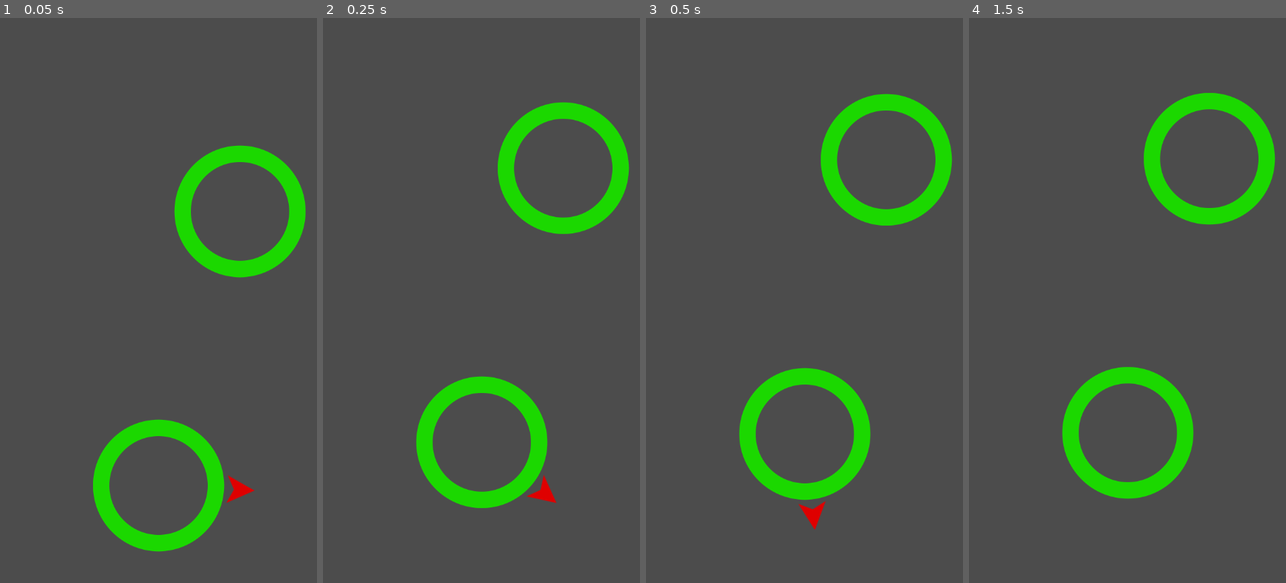
Above: before the commit, frames 1-4 (left to right).
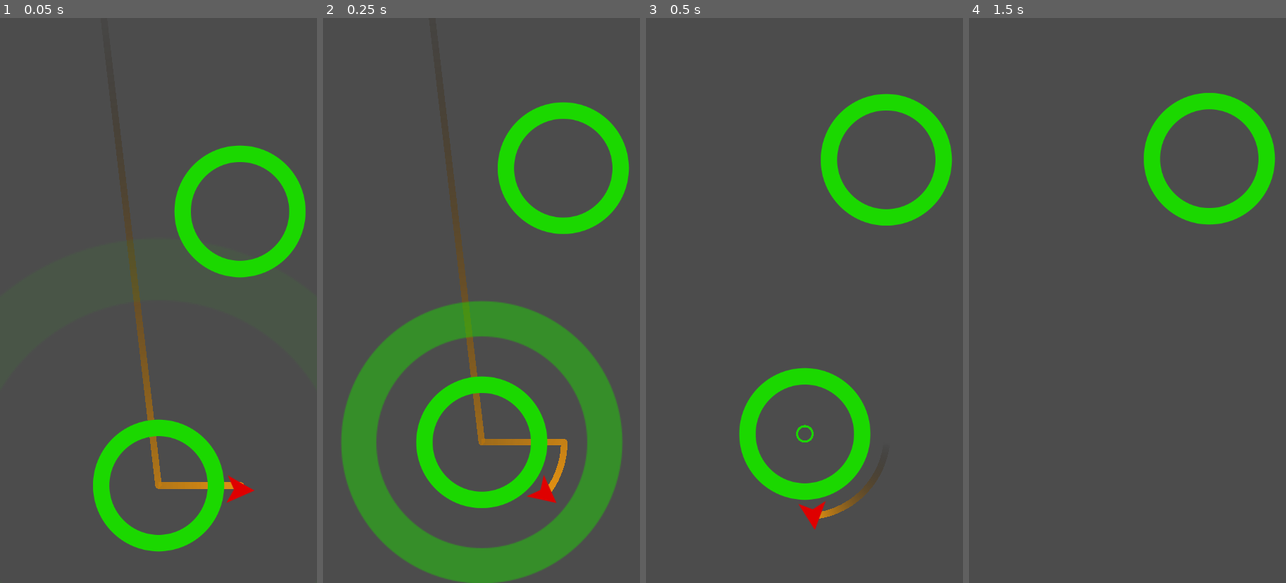
Above: after the commit, the same moments.

Repository: Akrata/CircleGame
Game: Godot game, scene res://Main.tscn
The game is run twice, just before and just after one commit, with the same random seed, the same clock (stepped at 60 frames per second) and the same inputs. The project has no main scene, so this scene is started directly.
Inputs (mouse positions are in pixels of both pictures, inside the frame that each line leads up to):
- Up to frame 1 (0.05 s): no input
- Up to frame 2 (0.25 s): no input
- Up to frame 3 (0.5 s): no input
- Up to frame 4 (1.5 s): move the mouse to (1197, 272) at 0.52 s; click (1197, 272) at 0.67 s; move the mouse to (1064, 328) at 1.27 s; click (1064, 328) at 1.42 s

The runs differ from the first frame. In frame 1, 1.3% of the frame differs, in the area x 37-77%, y 28-84%; in frame 2, 17%, in the area x 5-95%, y 23-100%; in frame 3, 0.3%; in frame 4, 3.4%.

Commit message:
segundo completo

Diff:
--- a/CircleGame/Main.gd
+++ b/CircleGame/Main.gd
@@ -29,4 +29,5 @@
 
 func _on_jumper_captured(object):
 	$Camera2D.position = object.position
+	object.capture()
 	call_deferred("spawn_circle")
--- a/CircleGame/Objets/Circle.gd
+++ b/CircleGame/Objets/Circle.gd
@@ -20,5 +20,13 @@
 
 	rotation_speed = rotation_speed * pow(-1, randi() %2)
 
+func implode():
+	$AnimationPlayer.play("implode")
+	yield($AnimationPlayer, "animation_finished")
+	queue_free()
+
+func capture():
+	$AnimationPlayer.play("capture")
+
 func _process(delta: float) -> void:
 	$Pivot.rotation += rotation_speed * delta
--- a/CircleGame/Objets/Circle.tscn
+++ b/CircleGame/Objets/Circle.tscn
@@ -11,11 +11,85 @@
 [sub_resource type="CircleShape2D" id=2]
 radius = 133.294
 
+[sub_resource type="Animation" id=3]
+resource_name = "capture"
+length = 0.5
+step = 0.01
+tracks/0/type = "value"
+tracks/0/path = NodePath("SpriteEffect:visible")
+tracks/0/interp = 1
+tracks/0/loop_wrap = true
+tracks/0/imported = false
+tracks/0/enabled = true
+tracks/0/keys = {
+"times": PoolRealArray( 0 ),
+"transitions": PoolRealArray( 1 ),
+"update": 1,
+"values": [ true ]
+}
+tracks/1/type = "value"
+tracks/1/path = NodePath("SpriteEffect:scale")
+tracks/1/interp = 1
+tracks/1/loop_wrap = true
+tracks/1/imported = false
+tracks/1/enabled = true
+tracks/1/keys = {
+"times": PoolRealArray( 0, 0.5 ),
+"transitions": PoolRealArray( 1, 1 ),
+"update": 0,
+"values": [ Vector2( 3, 3 ), Vector2( 1e-005, 1e-005 ) ]
+}
+tracks/2/type = "value"
+tracks/2/path = NodePath("SpriteEffect:modulate")
+tracks/2/interp = 1
+tracks/2/loop_wrap = true
+tracks/2/imported = false
+tracks/2/enabled = true
+tracks/2/keys = {
+"times": PoolRealArray( 0, 0.5 ),
+"transitions": PoolRealArray( 1, 1 ),
+"update": 0,
+"values": [ Color( 1, 1, 1, 0 ), Color( 1, 1, 1, 1 ) ]
+}
+
+[sub_resource type="Animation" id=4]
+length = 0.4
+tracks/0/type = "value"
+tracks/0/path = NodePath(".:scale")
+tracks/0/interp = 1
+tracks/0/loop_wrap = true
+tracks/0/imported = false
+tracks/0/enabled = true
+tracks/0/keys = {
+"times": PoolRealArray( 0, 0.4 ),
+"transitions": PoolRealArray( 1, 1 ),
+"update": 0,
+"values": [ Vector2( 1, 1 ), Vector2( 1e-005, 1e-005 ) ]
+}
+tracks/1/type = "value"
+tracks/1/path = NodePath(".:modulate")
+tracks/1/interp = 1
+tracks/1/loop_wrap = true
+tracks/1/imported = false
+tracks/1/enabled = true
+tracks/1/keys = {
+"times": PoolRealArray( 0, 0.4 ),
+"transitions": PoolRealArray( 1, 1 ),
+"update": 0,
+"values": [ Color( 1, 1, 1, 1 ), Color( 1, 1, 1, 0 ) ]
+}
+
 [node name="Circle" type="Area2D"]
 script = ExtResource( 1 )
 
 [node name="Sprite" type="Sprite" parent="."]
 material = SubResource( 1 )
+texture = ExtResource( 3 )
+
+[node name="SpriteEffect" type="Sprite" parent="."]
+modulate = Color( 1, 1, 1, 0 )
+material = SubResource( 1 )
+scale = Vector2( 3, 3 )
 texture = ExtResource( 3 )
 
 [node name="CollisionShape2D" type="CollisionShape2D" parent="."]
@@ -26,3 +100,7 @@
 
 [node name="OrbitPosition" type="Position2D" parent="Pivot"]
 position = Vector2( 150, 0 )
+
+[node name="AnimationPlayer" type="AnimationPlayer" parent="."]
+anims/capture = SubResource( 3 )
+anims/implode = SubResource( 4 )
--- a/CircleGame/jumper.gd
+++ b/CircleGame/Objets/jumper.gd
@@ -1,10 +1,11 @@
 extends Area2D
 
-
+onready var trail = $Trail/points
 signal captured
 var velocity = Vector2(100, 0)
 var jump_speed = 1000
 var target = null
+var trail_length = 25
 
 func _unhandled_input(event):
 	if target and event is InputEventScreenTouch and event.is_pressed():
@@ -12,6 +13,7 @@
 
 
 func jump():
+	target.implode()
 	target = null
 	velocity = transform.x * jump_speed
 
@@ -22,6 +24,9 @@
 	emit_signal("captured", area)
 
 func _physics_process(delta: float) -> void:
+	if trail.points.size() > trail_length:
+		trail.remove_point(0)
+	trail.add_point(position)
 	if target:
 		transform = target.orbit_position.global_transform
 	else:
--- a/CircleGame/Objets/jumper.tscn
+++ b/CircleGame/Objets/jumper.tscn
@@ -1,12 +1,15 @@
-[gd_scene load_steps=5 format=2]
+[gd_scene load_steps=6 format=2]
 
-[ext_resource path="res://jumper.gd" type="Script" id=1]
+[ext_resource path="res://Objets/jumper.gd" type="Script" id=1]
 [ext_resource path="res://Objets/color.shader" type="Shader" id=2]
 [ext_resource path="res://assets/images/jumper.png" type="Texture" id=3]
 
 [sub_resource type="ShaderMaterial" id=1]
 shader = ExtResource( 2 )
 shader_param/color = Color( 0.87451, 0, 0, 1 )
+
+[sub_resource type="Gradient" id=2]
+colors = PoolColorArray( 0, 0, 0, 0, 0.890625, 0.569904, 0.0695801, 1 )
 
 [node name="jumper" type="Area2D"]
 script = ExtResource( 1 )
@@ -21,4 +24,14 @@
 polygon = PoolVector2Array( -19.7344, -20.5059, 19.7449, -0.528389, -19.9722, 20.6382 )
 
 [node name="VisibilityNotifier2D" type="VisibilityNotifier2D" parent="."]
+
+[node name="Trail" type="Node" parent="."]
+
+[node name="points" type="Line2D" parent="Trail"]
+z_index = -1
+points = PoolVector2Array( 145.317, -10.755 )
+gradient = SubResource( 2 )
+joint_mode = 2
+begin_cap_mode = 2
+end_cap_mode = 2
 [connection signal="area_entered" from="." to="." method="_on_jumper_area_entered"]
Not shown: 1 places in CircleGame/Objets/Circle.tscn that only renumber resources
